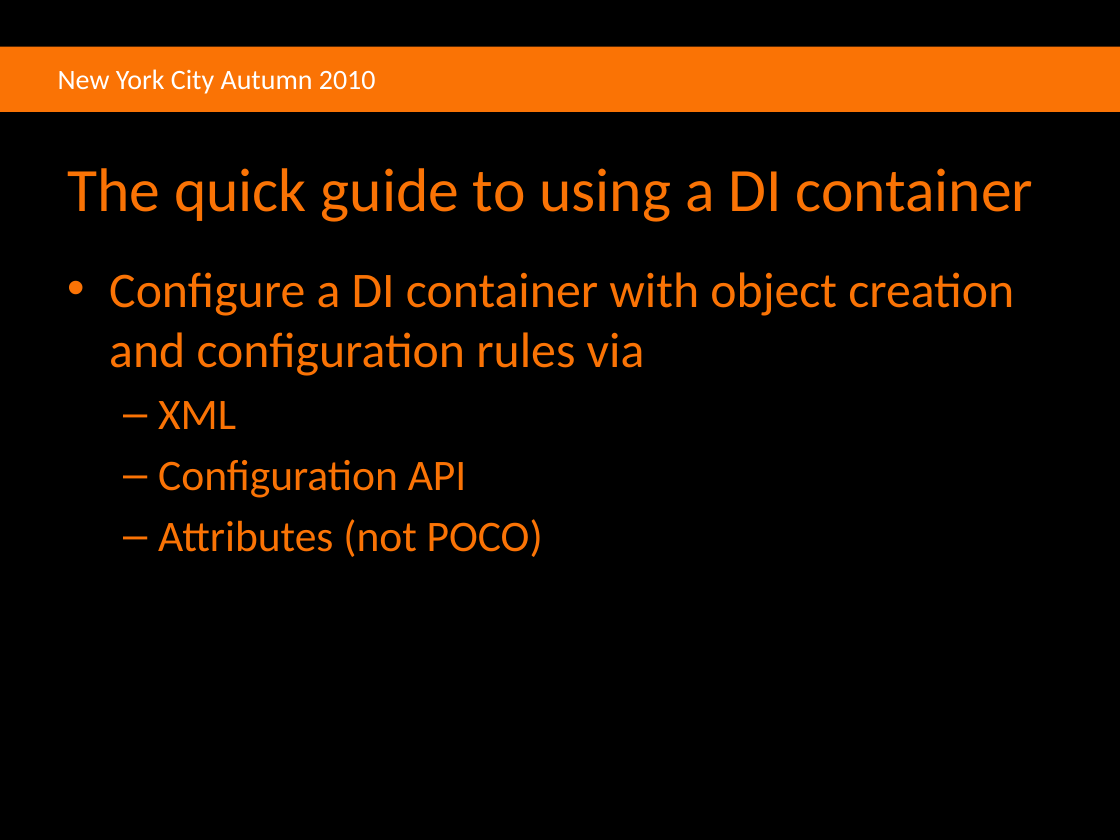
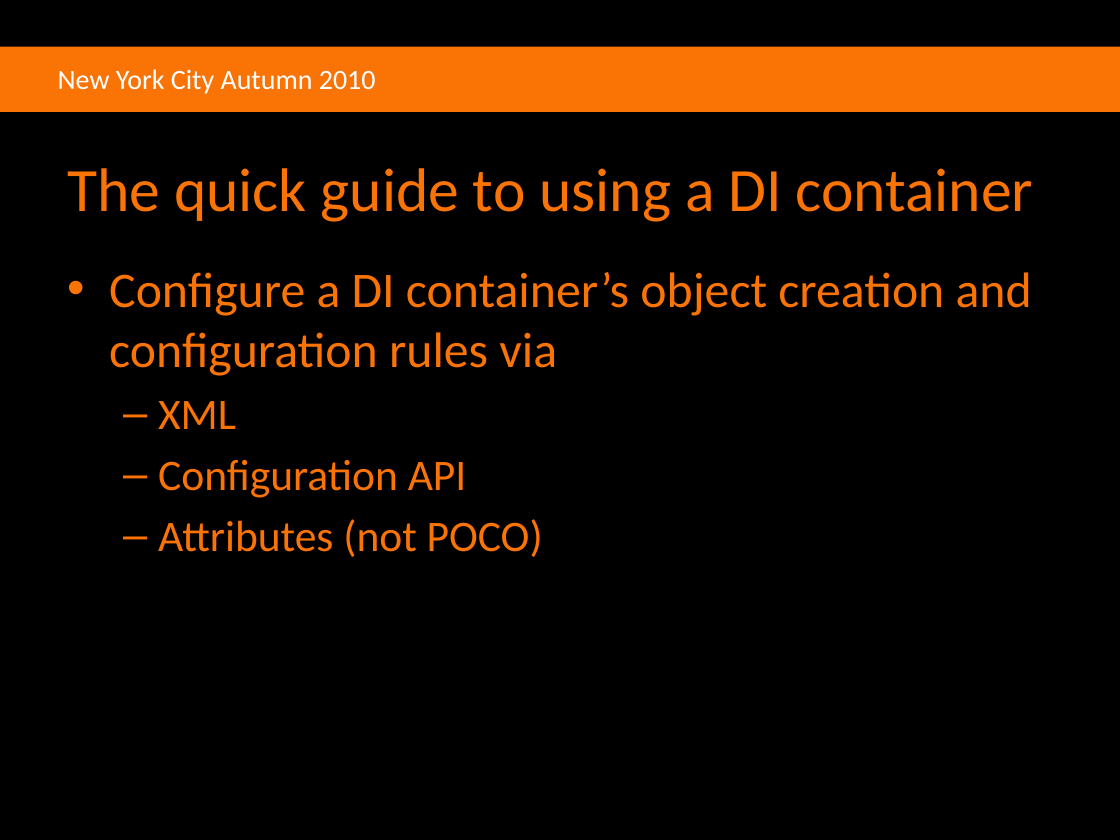
Before and after one commit to agilefire/November2010, a slide deck: slide 18 of Agile Firestarter Autumn 2010 Dependency Injection.pptx. Drawn at 1120x840 pixels with LibreOffice and Linux fonts; fonts in the diff are those of the drawing; background and template pictures are left out. Boxes give left, top, right and bottom in pixels: in the first picture for what was removed or moved away, otherwise in the second. Text is boxed around its words. In the diff, an @@ line names an element or a change of style, - is before the commit and + after.

```diff
--- a/Agile Firestarter Autumn 2010 Dependency Injection.pptx
+++ b/Agile Firestarter Autumn 2010 Dependency Injection.pptx
@@ text at [109, 272, 1032, 376]: text changed @@
-• Configure a DI container with object creation and configuration rules via
+• Configure a DI container’s object creation and configuration rules via
```
Also in this commit, not shown: 21 other slides changed, 2 slides added, 6 other files.
